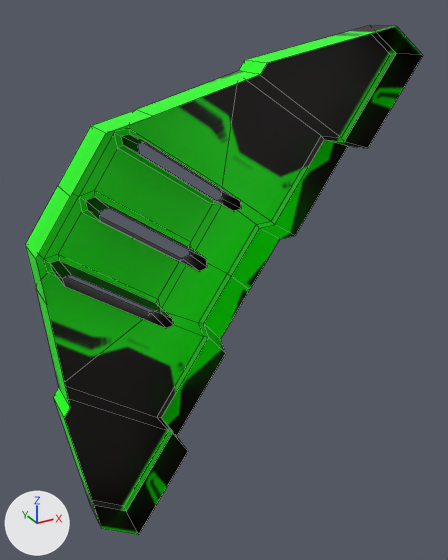
Two versions of the FBX model Assets/Art/Models/Obstacles/Sci-fi Dodge Obstacle.fbx, one commit apart.
Camera for both pictures: a camera (50 mm lens) standing at (-0.0159, -0.0219, 0.0117) and looking at (-0.0031, 0.0014, 0.0001). The lights are fixed; the arrows at lower left show +X, +Y and +Z. Mesh edges are drawn as thin lines. Objects named as collision shapes, trigger or cutter boxes, shadow casters or lower levels of detail are left out. Where no turn or scale is listed for an object, it has been applied to the vertices.

Names of what the first picture shows: 'LOD0'.
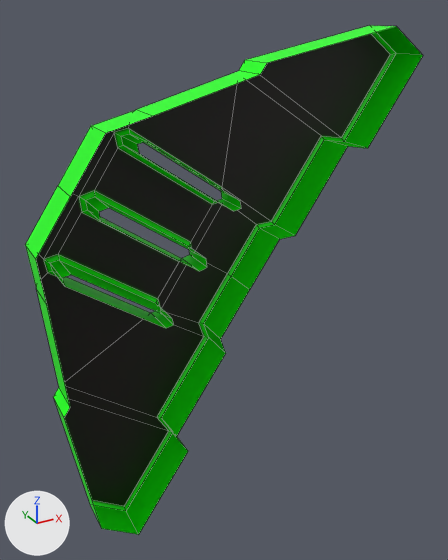
Boxes [x1, y1, x2, y2] around the edits, measured in the pictures (448 x 560 px):
'LOD0', surface changed
    both: [32, 25, 423, 534]

Diff of the bpy script that builds the scene:
```diff
--- a/Assets/Art/Models/Obstacles/Sci-fi Dodge Obstacle.fbx.py
+++ b/Assets/Art/Models/Obstacles/Sci-fi Dodge Obstacle.fbx.py
@@ img_sci_fi_dodge_obstacle_png @@
+img_sci_fi_dodge_obstacle_png = load_image('Sci-Fi Dodge Obstacle.png', '../../Textures/Sci-Fi/Obstacles/Sci-Fi Dodge Obstacle.png', 2048, 2048, 'sRGB')
@@ mat_lambert1 @@
 mat_lambert1 = principled_material('lambert1')
-mat_lambert1.texture = img_sci_fi_duck_obstacle_png
+mat_lambert1.texture = img_sci_fi_dodge_obstacle_png
```
